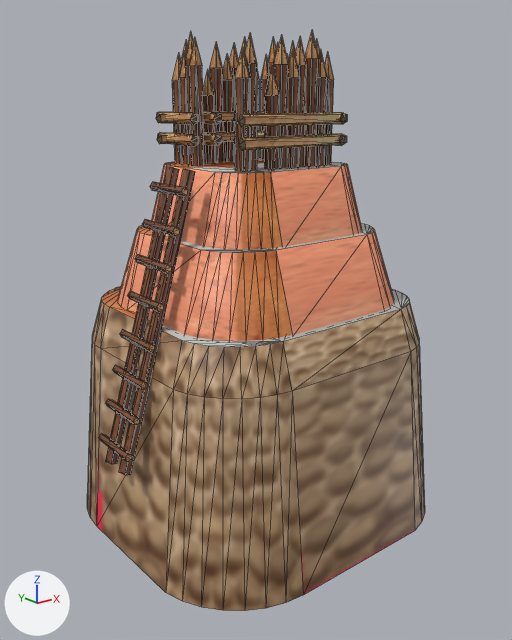
One commit to the COLLADA model art/meshes/structural/maya_protoclassic/defense_tower.dae: the scene before it, then after it.
The view is the same before and after, from a 50 mm camera at (-15.2, -17.84, 7.38) aimed at (-0.36, 0.71, -0.04). The axes (+X, +Y, +Z) are drawn at lower left. The lights are the same throughout. Mesh edges are drawn as thin lines.

Names of what the first picture shows: 'defense_tower'.
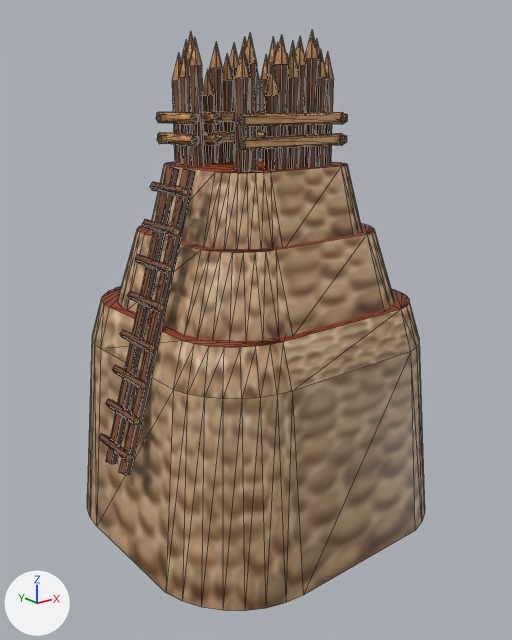
The newer file is also rescaled (x1.298), turned or shifted as a whole; pictures and numbers use the older file's frame.

Edits to the scene script, one JSON object a line:
```json
{"block": "me_cilindro_003", "where": "me_cilindro_003.from_pydata(...)  # 904 vertices, 1322 faces; spans x -6.3..5.6, y -4.3..6.5, z -7.4..9.4"}
{"block": "me_cilindro_003", "where": "# used by ob_defense_tower; location = (0.0, 0.0, 0.0)"}
{"block": "me_cilindro_003", "change": "me_cilindro_003 part 1"}
{"block": "me_cilindro_003", "change": "16 faces are deleted"}
{"block": "me_cilindro_003", "change": "16 new faces join them"}
{"block": "me_cilindro_003", "change": "me_cilindro_003 part 2: 830 kept faces spanning x -6.3..5.6, y -4.3..6.5, z -7.4..9.4 get new texture (UV) coordinates"}
```

Location of each change, [x1, y1, x2, y2] in pixels of the pictures (512 x 640 px; the box of a moved part takes in the faces that stretch with it):
```json
{"part": 1, "of": "me_cilindro_003", "change": "moved or reshaped", "before": [175, 111, 346, 140], "after": [175, 111, 346, 140]}
{"part": 2, "of": "me_cilindro_003", "change": "surface changed", "before": [87, 35, 424, 611], "after": [87, 35, 424, 611], "on screen": "orange to brown"}
```
